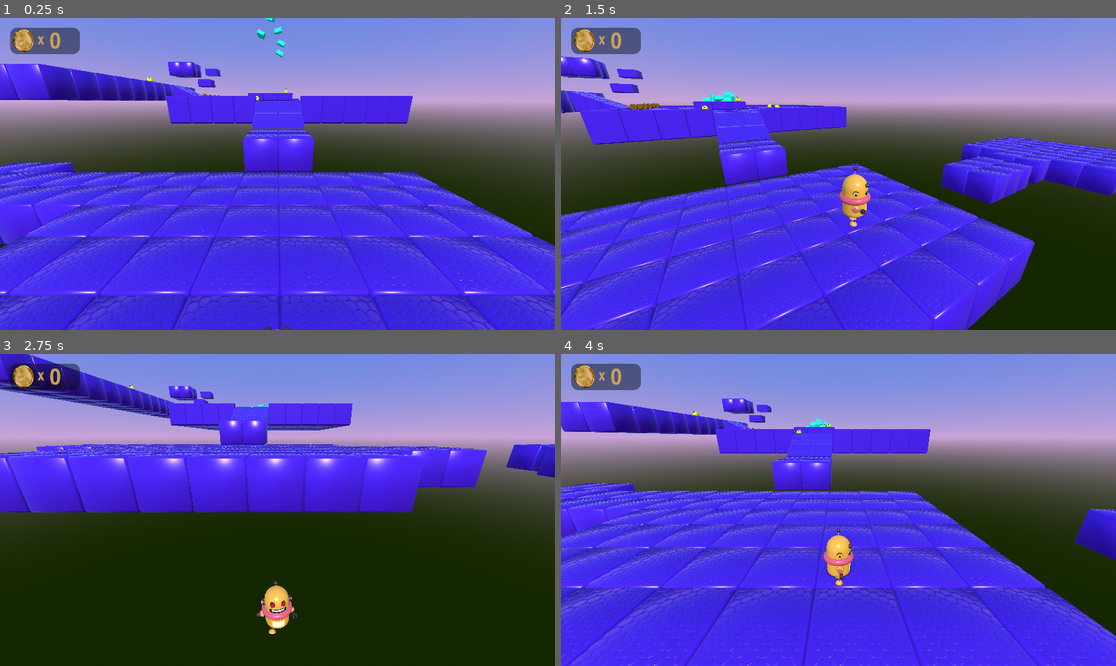
Above: before the commit, frames 1-4 (two rows, left to right).
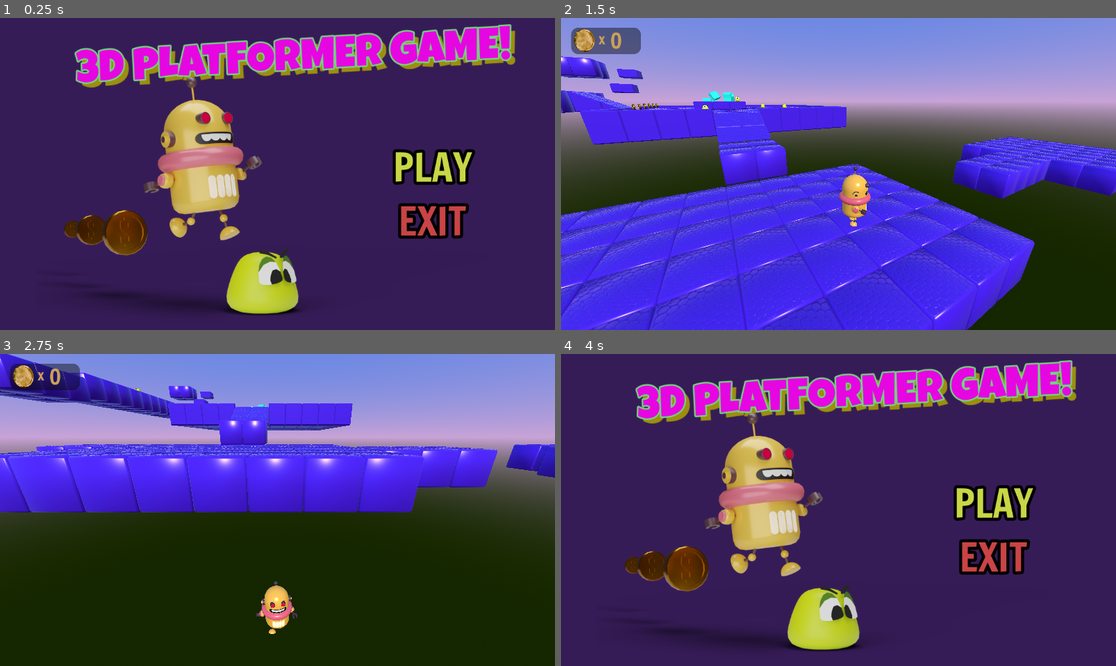
Above: after the commit, the same moments.

Repository: raustime/godot-3dplatformer
Game: Godot game, scene res://menu_title.tscn
The game is run twice, just before and just after one commit, with the same random seed, the same clock (stepped at 60 frames per second) and the same inputs. Before the commit the project starts from res://level_1.tscn.
Inputs (mouse positions are in pixels of both pictures, inside the frame that each line leads up to):
- Up to frame 1 (0.25 s): no input
- Up to frame 2 (1.5 s): click (993, 167) at 0.5 s, where only the run after the commit has a clickable "PLAY"; tap Enter (ui_accept) at 1.25 s; hold Right (ui_right) from 1.28 s (still down); tap A (cam_left) at 1.35 s
- Up to frame 3 (2.75 s): tap Enter (ui_accept) at 1.52, 2.27 s; release Right (ui_right) at 2.03 s; hold Down (ui_down) from 2.03 s (still down); tap D (cam_right) at 2.1 s
- Up to frame 4 (4 s): release Down (ui_down) at 2.78 s; hold Right (ui_right) 2.78-3.5 s; tap A (cam_left) at 2.85 s; click (838, 637) at 3.5 s, where only the run after the commit has a clickable "MAIN MENU"

The runs differ from the first frame. In frame 1, 100% of the frame differs, in the area x 0-100%, y 0-100%; in frame 2, 1.7%; in frame 3, 1.4%; in frame 4, 100%.

Commit message:
lesson 24: menu

Diff:
--- a/enemy.gd
+++ b/enemy.gd
@@ -39,7 +39,7 @@
 
 
 func _on_side_checker_body_entered(_body: Node3D) -> void:
-	get_tree().call_deferred("change_scene_to_file", "res://level_1.tscn")
+	get_tree().call_deferred("change_scene_to_file", "game_over.tscn")
 
 
 func _on_top_checker_body_entered(body: Node3D) -> void:
--- /dev/null
+++ b/game_over.gd
@@ -0,0 +1,5 @@
+extends Control
+
+
+func _on_button_menu_pressed() -> void:
+	get_tree().change_scene_to_file("res://menu_title.tscn")
--- /dev/null
+++ b/game_over.tscn
@@ -0,0 +1,87 @@
+[gd_scene format=3 uid="uid://ckfvq01ehuiyu"]
+
+[ext_resource type="Script" uid="uid://n87bfx3myi4j" path="res://game_over.gd" id="1_8u835"]
+[ext_resource type="FontFile" uid="uid://2nue1srj15sw" path="res://Assets/Fonts/LuckiestGuy-Regular.ttf" id="2_ftari"]
+[ext_resource type="Texture2D" uid="uid://cvncya6ocb2x8" path="res://Assets/Images/image-screen-gameover.png" id="3_8u835"]
+[ext_resource type="FontFile" uid="uid://dxen2perm4wp1" path="res://Assets/Fonts/FrancoisOne-Regular.ttf" id="4_k2vha"]
+
+[node name="WinTitle" type="Control" unique_id=739409594]
+layout_mode = 3
+anchors_preset = 15
+anchor_right = 1.0
+anchor_bottom = 1.0
+grow_horizontal = 2
+grow_vertical = 2
+script = ExtResource("1_8u835")
+
+[node name="ColorRect" type="ColorRect" parent="." unique_id=1918868500]
+clip_contents = true
+layout_mode = 1
+anchors_preset = 15
+anchor_right = 1.0
+anchor_bottom = 1.0
+grow_horizontal = 2
+grow_vertical = 2
+color = Color(0.27442315, 0.13034534, 0.15485615, 1)
+
+[node name="Label" type="Label" parent="." unique_id=1196495787]
+layout_mode = 1
+anchors_preset = 10
+anchor_right = 1.0
+offset_top = 20.0
+offset_bottom = 111.0
+grow_horizontal = 2
+theme_override_colors/font_color = Color(0.4176953, 0.0008088854, 0.4080831, 1)
+theme_override_colors/font_shadow_color = Color(0.6096143, 0.5576542, 0.05874095, 1)
+theme_override_colors/font_outline_color = Color(0.44313726, 0.84313726, 0.49411765, 1)
+theme_override_constants/shadow_offset_x = 10
+theme_override_constants/shadow_offset_y = 11
+theme_override_constants/outline_size = 13
+theme_override_fonts/font = ExtResource("2_ftari")
+theme_override_font_sizes/font_size = 90
+text = "game over"
+horizontal_alignment = 1
+uppercase = true
+
+[node name="TextureRect" type="TextureRect" parent="." unique_id=1030356355]
+layout_mode = 1
+anchors_preset = 8
+anchor_left = 0.5
+anchor_top = 0.5
+anchor_right = 0.5
+anchor_bottom = 0.5
+offset_left = -476.0
+offset_top = -324.0
+offset_right = -476.0
+offset_bottom = -324.0
+grow_horizontal = 2
+grow_vertical = 2
+scale = Vector2(0.5, 0.5)
+texture = ExtResource("3_8u835")
+expand_mode = 1
+stretch_mode = 2
+
+[node name="ButtonMenu" type="Button" parent="." unique_id=266919205]
+layout_mode = 1
+anchors_preset = 7
+anchor_left = 0.5
+anchor_top = 1.0
+anchor_right = 0.5
+anchor_bottom = 1.0
+offset_left = -202.0
+offset_top = -123.0
+offset_right = 202.0
+grow_horizontal = 2
+grow_vertical = 0
+theme_override_colors/font_color = Color(0.5191206, 0.5541814, 0.15551239, 1)
+theme_override_colors/font_pressed_color = Color(1, 1, 0.81960785, 1)
+theme_override_colors/font_hover_color = Color(0.5160555, 0.9342872, 0.490983, 1)
+theme_override_constants/outline_size = 25
+theme_override_fonts/font = ExtResource("4_k2vha")
+theme_override_font_sizes/font_size = 80
+action_mode = 0
+text = "MAIN MENU"
+flat = true
+
+[connection signal="pressed" from="ButtonMenu" to="." method="_on_button_menu_pressed"]
+[connection signal="pressed" from="ButtonMenu" to="." method="_on_button_pressed"]
--- /dev/null
+++ b/game_win.gd
@@ -0,0 +1,5 @@
+extends Control
+
+
+func _on_button_menu_pressed() -> void:
+	get_tree().change_scene_to_file("res://menu_title.tscn")
--- /dev/null
+++ b/game_win.tscn
@@ -0,0 +1,87 @@
+[gd_scene format=3 uid="uid://b6iw5dkbor0u"]
+
+[ext_resource type="Script" uid="uid://c7kmkrxscbs4s" path="res://game_win.gd" id="1_3qqx7"]
+[ext_resource type="FontFile" uid="uid://2nue1srj15sw" path="res://Assets/Fonts/LuckiestGuy-Regular.ttf" id="2_mqop6"]
+[ext_resource type="Texture2D" uid="uid://cc36oyj8kwsm3" path="res://Assets/Images/image-screen-win.png" id="3_3qqx7"]
+[ext_resource type="FontFile" uid="uid://dxen2perm4wp1" path="res://Assets/Fonts/FrancoisOne-Regular.ttf" id="4_xjgbc"]
+
+[node name="WinTitle" type="Control" unique_id=739409594]
+layout_mode = 3
+anchors_preset = 15
+anchor_right = 1.0
+anchor_bottom = 1.0
+grow_horizontal = 2
+grow_vertical = 2
+script = ExtResource("1_3qqx7")
+
+[node name="ColorRect" type="ColorRect" parent="." unique_id=1918868500]
+clip_contents = true
+layout_mode = 1
+anchors_preset = 15
+anchor_right = 1.0
+anchor_bottom = 1.0
+grow_horizontal = 2
+grow_vertical = 2
+color = Color(0.4983701, 0.0056514167, 0.47366256, 1)
+
+[node name="Label" type="Label" parent="." unique_id=1196495787]
+layout_mode = 1
+anchors_preset = 10
+anchor_right = 1.0
+offset_top = 20.0
+offset_bottom = 111.0
+grow_horizontal = 2
+theme_override_colors/font_color = Color(0.90307313, 0.025592275, 0.88205874, 1)
+theme_override_colors/font_shadow_color = Color(0.6096143, 0.5576542, 0.05874095, 1)
+theme_override_colors/font_outline_color = Color(0.44313726, 0.84313726, 0.49411765, 1)
+theme_override_constants/shadow_offset_x = 10
+theme_override_constants/shadow_offset_y = 11
+theme_override_constants/outline_size = 13
+theme_override_fonts/font = ExtResource("2_mqop6")
+theme_override_font_sizes/font_size = 90
+text = "You win !!!"
+horizontal_alignment = 1
+uppercase = true
+
+[node name="TextureRect" type="TextureRect" parent="." unique_id=1030356355]
+layout_mode = 1
+anchors_preset = 8
+anchor_left = 0.5
+anchor_top = 0.5
+anchor_right = 0.5
+anchor_bottom = 0.5
+offset_left = -476.0
+offset_top = -324.0
+offset_right = -476.0
+offset_bottom = -324.0
+grow_horizontal = 2
+grow_vertical = 2
+scale = Vector2(0.5, 0.5)
+texture = ExtResource("3_3qqx7")
+expand_mode = 1
+stretch_mode = 2
+
+[node name="ButtonMenu" type="Button" parent="." unique_id=266919205]
+layout_mode = 1
+anchors_preset = 7
+anchor_left = 0.5
+anchor_top = 1.0
+anchor_right = 0.5
+anchor_bottom = 1.0
+offset_left = -202.0
+offset_top = -123.0
+offset_right = 202.0
+grow_horizontal = 2
+grow_vertical = 0
+theme_override_colors/font_color = Color(0.7882353, 0.8392157, 0.27450982, 1)
+theme_override_colors/font_pressed_color = Color(1, 1, 0.81960785, 1)
+theme_override_colors/font_hover_color = Color(0.5160555, 0.9342872, 0.490983, 1)
+theme_override_constants/outline_size = 25
+theme_override_fonts/font = ExtResource("4_xjgbc")
+theme_override_font_sizes/font_size = 80
+action_mode = 0
+text = "MAIN MENU"
+flat = true
+
+[connection signal="pressed" from="ButtonMenu" to="." method="_on_button_menu_pressed"]
+[connection signal="pressed" from="ButtonMenu" to="." method="_on_button_pressed"]
--- a/level_1.gd
+++ b/level_1.gd
@@ -20,4 +20,4 @@
 
 	if Global.coins>=Global.COINS_TO_WIN:
 		await get_tree().create_timer(2.0).timeout
-		get_tree().change_scene_to_file("res://level_1.tscn")
+		get_tree().change_scene_to_file("res://game_win.tscn")
--- /dev/null
+++ b/menu_title.gd
@@ -0,0 +1,9 @@
+extends Control
+
+
+func _on_button_pressed() -> void:
+	get_tree().change_scene_to_file("res://level_1.tscn")
+
+
+func _on_button_exit_pressed() -> void:
+	get_tree().quit()
--- /dev/null
+++ b/menu_title.tscn
@@ -0,0 +1,88 @@
+[gd_scene format=3 uid="uid://c7jvopcvev3x8"]
+
+[ext_resource type="FontFile" uid="uid://2nue1srj15sw" path="res://Assets/Fonts/LuckiestGuy-Regular.ttf" id="1_a1x2l"]
+[ext_resource type="Script" uid="uid://chid71gf4m132" path="res://menu_title.gd" id="1_weaej"]
+[ext_resource type="Texture2D" uid="uid://dn1d5w1kqjoru" path="res://Assets/Images/image-screen-title.png" id="2_5cs7u"]
+[ext_resource type="FontFile" uid="uid://dxen2perm4wp1" path="res://Assets/Fonts/FrancoisOne-Regular.ttf" id="3_weaej"]
+
+[node name="MenuTitle" type="Control" unique_id=739409594]
+layout_mode = 3
+anchors_preset = 15
+anchor_right = 1.0
+anchor_bottom = 1.0
+grow_horizontal = 2
+grow_vertical = 2
+script = ExtResource("1_weaej")
+
+[node name="ColorRect" type="ColorRect" parent="." unique_id=1918868500]
+layout_mode = 0
+offset_left = -10.0
+offset_top = -11.0
+offset_right = 1168.0
+offset_bottom = 659.0
+color = Color(0.21176471, 0.10980392, 0.34117648, 1)
+
+[node name="Label" type="Label" parent="." unique_id=1196495787]
+layout_mode = 0
+offset_left = 155.99998
+offset_top = 70.00001
+offset_right = 1061.0
+offset_bottom = 161.0
+rotation = -0.057670377
+theme_override_colors/font_color = Color(0.90307313, 0.025592275, 0.88205874, 1)
+theme_override_colors/font_shadow_color = Color(0.6096143, 0.5576542, 0.05874095, 1)
+theme_override_colors/font_outline_color = Color(0.44313726, 0.84313726, 0.49411765, 1)
+theme_override_constants/shadow_offset_x = 10
+theme_override_constants/shadow_offset_y = 11
+theme_override_constants/outline_size = 13
+theme_override_fonts/font = ExtResource("1_a1x2l")
+theme_override_font_sizes/font_size = 90
+text = "3D platformer game!"
+uppercase = true
+
+[node name="TextureRect" type="TextureRect" parent="." unique_id=1030356355]
+layout_mode = 0
+offset_left = 74.0
+offset_top = 70.0
+offset_right = 114.0
+offset_bottom = 110.0
+scale = Vector2(0.5599989, 0.5599989)
+texture = ExtResource("2_5cs7u")
+expand_mode = 1
+stretch_mode = 2
+
+[node name="ButtonPlay" type="Button" parent="." unique_id=266919205]
+layout_mode = 0
+offset_left = 812.0
+offset_top = 248.0
+offset_right = 984.0
+offset_bottom = 371.0
+theme_override_colors/font_color = Color(0.7882353, 0.8392157, 0.27450982, 1)
+theme_override_colors/font_pressed_color = Color(1, 1, 0.81960785, 1)
+theme_override_colors/font_hover_color = Color(0.5160555, 0.9342872, 0.490983, 1)
+theme_override_constants/outline_size = 25
+theme_override_fonts/font = ExtResource("3_weaej")
+theme_override_font_sizes/font_size = 80
+action_mode = 0
+text = "PLAY"
+flat = true
+
+[node name="ButtonExit" type="Button" parent="." unique_id=17892360]
+layout_mode = 0
+offset_left = 812.0
+offset_top = 360.0
+offset_right = 984.0
+offset_bottom = 483.0
+theme_override_colors/font_color = Color(0.7882353, 0.26666668, 0.27450982, 1)
+theme_override_colors/font_pressed_color = Color(1, 1, 0.81960785, 1)
+theme_override_colors/font_hover_color = Color(0.7882353, 0.26666668, 0.87058824, 1)
+theme_override_constants/outline_size = 25
+theme_override_fonts/font = ExtResource("3_weaej")
+theme_override_font_sizes/font_size = 80
+action_mode = 0
+text = "EXIT"
+flat = true
+
+[connection signal="pressed" from="ButtonPlay" to="." method="_on_button_pressed"]
+[connection signal="pressed" from="ButtonExit" to="." method="_on_button_exit_pressed"]
+[connection signal="pressed" from="ButtonExit" to="." method="_on_button_pressed"]
--- a/project.godot
+++ b/project.godot
@@ -11,7 +11,7 @@
 [application]
 
 config/name="3d platformer"
-run/main_scene="uid://t8vath7ff0sg"
+run/main_scene="uid://c7jvopcvev3x8"
 config/features=PackedStringArray("4.6", "Forward Plus")
 config/icon="res://icon.svg"
 
--- a/steve.gd
+++ b/steve.gd
@@ -66,7 +66,7 @@
 
 
 func _on_fall_zone_body_entered(_body: Node3D) -> void:
-	get_tree().call_deferred("change_scene_to_file", "res://level_1.tscn")
+	get_tree().call_deferred("change_scene_to_file", "res://game_over.tscn")
 
 func bounce():
 	velocity.y = JUMP_VELOCITY*0.7
Binary file added: Assets/Fonts/LuckiestGuy-Regular.ttf
Binary file added: Assets/Images/image-screen-gameover.png
Binary file added: Assets/Images/image-screen-title.png
Binary file added: Assets/Images/image-screen-win.png
Not shown, added: game_over.gd.uid
Not shown, added: game_win.gd.uid
Not shown, added: menu_title.gd.uid
